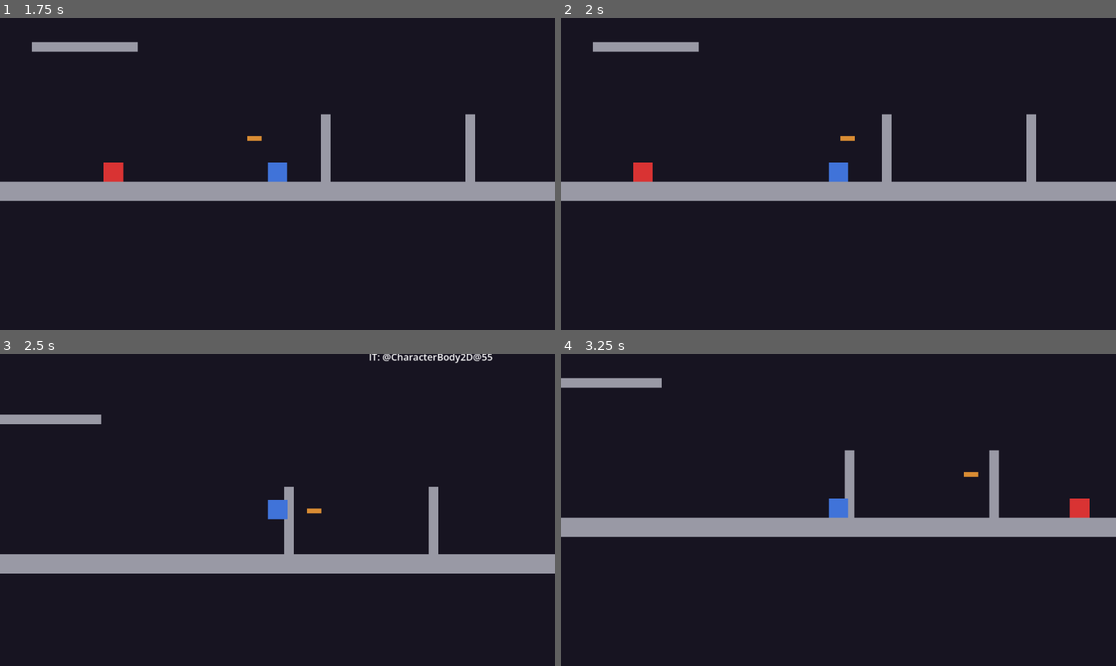
Above: before the commit, frames 1-4 (two rows, left to right).
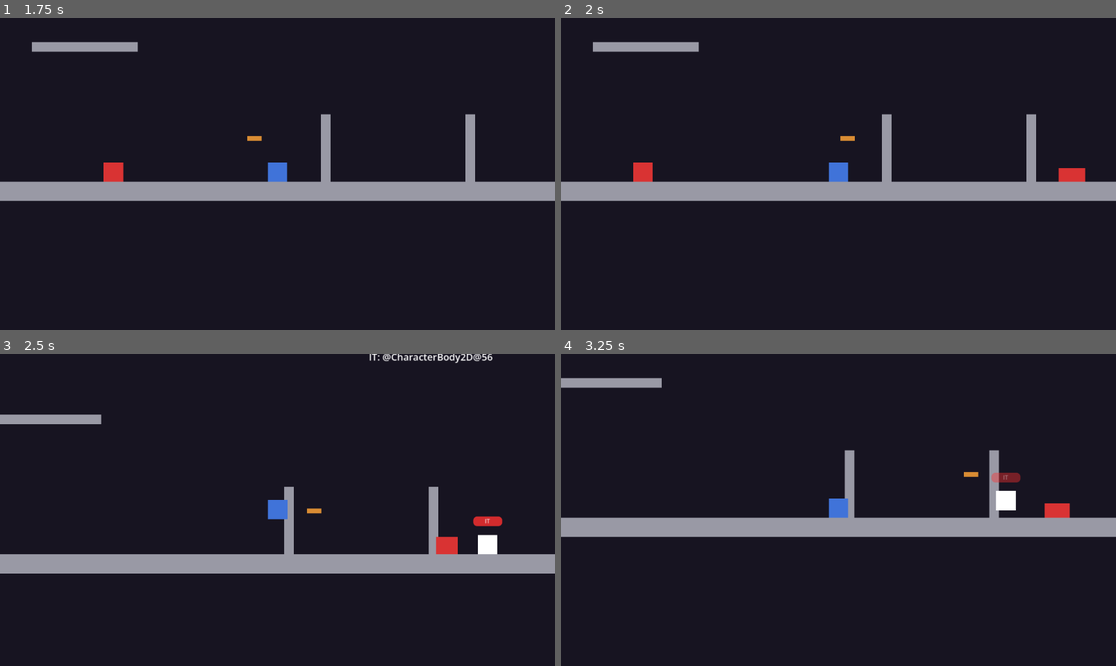
Above: after the commit, the same moments.

Repository: SumDumIdiut/tag
Game: Godot game, scene res://main/bootstrap.tscn
Two runs of this game, one before a commit and one after it. Both use one fixed random seed, a clock stepped at 60 frames per second and the inputs below.
Inputs (mouse positions are in pixels of both pictures, inside the frame that each line leads up to):
- Up to frame 1 (1.75 s): click "LOCAL" at 0.5 s; click "Play Tag" at 1.25 s
- Up to frame 2 (2 s): no input
- Up to frame 3 (2.5 s): tap Enter at 2 s; move the mouse to (399, 494) at 2.02 s; hold D (move_right) from 2.03 s (still down); hold Space (jump) from 2.03 s (still down); click (399, 494) at 2.17 s
- Up to frame 4 (3.25 s): release D (move_right) at 2.75 s; release Space (jump) at 2.75 s; drag from (727, 525) to (810, 572) at 2.77 s

Frame 1 is identical in both runs. In frame 2, 0.2% of the frame differs, in the area x 89-95%, y 48-53%; in frame 3, 0.6%; in frame 4, 0.8%, in the area x 77-96%, y 38-53%.

Commit message:
Remove player-vs-player collision
Players (and NPCs) still collide with the environment (layer 1) but no
longer physically block each other -- collision_mask dropped layer 2.
The contact-repel system this made obsolete (TagMode's stuck-together
shove-apart workaround, Player.apply_repel) is dead code now that two
players can never actually collide, so it's removed rather than left
unreachable.

Diff:
--- a/game/modes/tag_mode.gd
+++ b/game/modes/tag_mode.gd
@@ -3,13 +3,6 @@
 
 const IMMUNITY_TIME := 1.0
 const TAG_DISTANCE := 40.0
-# Two participants physically colliding (not just within TAG_DISTANCE) for
-# this long get shoved apart. Without this, a chaser and target can end up
-# just standing inside each other -- and worse, since actual collision
-# contact is much closer than TAG_DISTANCE, it's exactly what lets "it"
-# ping-pong rapidly back and forth between the same two the instant each
-# tag's immunity window expires, since they never actually separated.
-const REPEL_CONTACT_THRESHOLD_SEC := 3.0
 
 const DEFAULT_ROUND_DURATION_SEC := 180.0
 
@@ -37,7 +30,6 @@
 ## it it's always been, unchanged in effect.
 var _it_by_team: Dictionary = {}
 var _immunity_timers: Dictionary = {} # team -> remaining seconds before that bucket's it can change again
-var _contact_timers := {} # "instance_id_a_instance_id_b" (a < b) -> seconds in continuous contact
 
 var ranked := false
 var round_timer := 0.0
@@ -106,9 +98,6 @@
 	var was_it: bool = _it_by_team.get(p_team, null) == p
 	participants.remove_at(idx)
 	var removed_id := p.get_instance_id()
-	for key in _contact_timers.keys().duplicate():
-		if str(removed_id) in String(key).split("_"):
-			_contact_timers.erase(key)
 	it_time.erase(removed_id)
 	if not was_it:
 		return
@@ -164,7 +153,6 @@
 func _physics_process(delta: float) -> void:
 	for team in _immunity_timers.keys():
 		_immunity_timers[team] = maxf(_immunity_timers[team] - delta, 0.0)
-	_update_contact_repel(delta)
 	for team in _it_by_team.keys():
 		var it: Node = _it_by_team[team]
 		if it:
@@ -204,45 +192,3 @@
 	for p in participants:
 		if p.has_method("set_tagged_it"):
 			p.set_tagged_it(is_it(p))
-
-func _pair_key(a: Node, b: Node) -> String:
-	var ia := a.get_instance_id()
-	var ib := b.get_instance_id()
-	return "%d_%d" % [mini(ia, ib), maxi(ia, ib)]
-
-func _is_colliding_with(a: Node, b: Node) -> bool:
-	if not (a is CharacterBody2D):
-		return false
-	for i in a.get_slide_collision_count():
-		if a.get_slide_collision(i).get_collider() == b:
-			return true
-	return false
-
-## Tracks how long each pair of participants has been in continuous physical
-## contact (run after Player.apply_input()/move_and_slide() for this tick,
-## per server_match.gd's child order, so collision info here is fresh) and
-## shoves them apart once that crosses REPEL_CONTACT_THRESHOLD_SEC.
-func _update_contact_repel(delta: float) -> void:
-	for i in participants.size():
-		for j in range(i + 1, participants.size()):
-			var a: Node2D = participants[i]
-			var b: Node2D = participants[j]
-			var key := _pair_key(a, b)
-			if _is_colliding_with(a, b) or _is_colliding_with(b, a):
-				var t: float = _contact_timers.get(key, 0.0) + delta
-				if t >= REPEL_CONTACT_THRESHOLD_SEC:
-					_repel(a, b)
-					t = 0.0
-				_contact_timers[key] = t
-			else:
-				_contact_timers.erase(key)
-
-func _repel(a: Node2D, b: Node2D) -> void:
-	var away: Vector2 = b.global_position - a.global_position
-	if away.length() < 0.01:
-		away = Vector2(1.0, 0.0) # degenerate case: exactly overlapping, pick an arbitrary direction
-	away = away.normalized()
-	if a.has_method("apply_repel"):
-		a.apply_repel(-away)
-	if b.has_method("apply_repel"):
-		b.apply_repel(away)
--- a/game/npc/npc.tscn
+++ b/game/npc/npc.tscn
@@ -19,7 +19,7 @@
 
 [node name="NPC" type="CharacterBody2D"]
 collision_layer = 2
-collision_mask = 3
+collision_mask = 1
 script = ExtResource("1")
 
 [node name="CollisionShape2D" type="CollisionShape2D" parent="."]
--- a/game/player/player.gd
+++ b/game/player/player.gd
@@ -51,19 +51,6 @@
 const WALL_JUMP_VELOCITY := Vector2(130.0 * SCALE, -105.0 * SCALE) # Celeste: WallJumpHSpeed, same vertical as a normal jump
 const SUPER_WALL_JUMP_VELOCITY := Vector2(170.0 * SCALE, -160.0 * SCALE) # Celeste: SuperWallJumpH / SuperWallJumpSpeed -- dashing into a wall then jumping off it
 const WALL_JUMP_LOCK_TIME := 0.16 # Celeste: WallJumpForceTime
-# Two players stuck in sustained physical contact (TagMode watches for this)
-# get shoved apart -- otherwise a chaser and their target can end up just
-# standing inside each other, and worse, it lets "it" ping-pong rapidly back
-# and forth between the same two players the instant each tag's immunity
-# window expires, since they never actually separated in the first place.
-# This needs to read as a genuine launch, not a nudge -- both players get
-# thrown hard, with a strong upward component regardless of the horizontal
-# away direction (which is often nearly flat, e.g. two players standing
-# side by side), since a purely horizontal shove at any speed still just
-# reads as a fast slide, not a launch.
-const REPEL_SPEED := 900.0
-const REPEL_UPWARD_BOOST := 320.0
-const REPEL_LOCK_TIME := 0.35
 # Wall-jump doesn't require actually pressing into the wall -- being
 # airborne and within this reach of one is enough (Celeste: WallJumpCheckDist
 # = 3px in its own scale), checked via a short raycast when not in contact.
@@ -141,7 +128,6 @@
 var coyote_timer := 0.0
 var jump_buffer_timer := 0.0
 var wall_jump_lock_timer := 0.0
-var repel_lock_timer := 0.0
 var var_jump_timer := 0.0
 var _held_jump_velocity_y := 0.0
 
@@ -259,18 +245,6 @@
 		_it_pulse_tween = create_tween().set_loops()
 		_it_pulse_tween.tween_property(_it_label, "modulate:a", 0.35, 0.5).set_trans(Tween.TRANS_SINE)
 		_it_pulse_tween.tween_property(_it_label, "modulate:a", 1.0, 0.5).set_trans(Tween.TRANS_SINE)
-
-## Called by TagMode when this player's been in sustained physical contact
-## with another participant for too long. Sets velocity straight away from
-## them and briefly locks out normal horizontal control (same mechanism as
-## a wall-jump's lock) so the push actually separates the two instead of
-## being immediately re-absorbed by whatever direction either is already
-## holding.
-func apply_repel(away_direction: Vector2) -> void:
-	velocity = away_direction * REPEL_SPEED
-	velocity.y -= REPEL_UPWARD_BOOST
-	repel_lock_timer = REPEL_LOCK_TIME
-	_trigger_action("repel")
 
 # Purely cosmetic squash/stretch, recomputed every rendered frame (not tied
 # to the fixed physics tick). Still runs client-side for local/AI play
@@ -384,7 +358,6 @@
 	coyote_timer = maxf(coyote_timer - delta, 0.0)
 	jump_buffer_timer = maxf(jump_buffer_timer - delta, 0.0)
 	wall_jump_lock_timer = maxf(wall_jump_lock_timer - delta, 0.0)
-	repel_lock_timer = maxf(repel_lock_timer - delta, 0.0)
 	var_jump_timer = maxf(var_jump_timer - delta, 0.0)
 	landed_grace_timer = maxf(landed_grace_timer - delta, 0.0)
 	dash_cooldown_timer = maxf(dash_cooldown_timer - delta, 0.0)
@@ -427,7 +400,7 @@
 		velocity.y = CLIMB_SLIP_SPEED
 
 func _process_horizontal(move_dir: Vector2, delta: float, on_floor: bool) -> void:
-	if wall_jump_lock_timer > 0.0 or repel_lock_timer > 0.0:
+	if wall_jump_lock_timer > 0.0:
 		return
 	# Dash-jump speed boost: fully retained (no accel/friction at all) while
 	# airborne, and for a few frames after landing, before normal ground
--- a/game/player/player.tscn
+++ b/game/player/player.tscn
@@ -19,7 +19,7 @@
 
 [node name="Player" type="CharacterBody2D"]
 collision_layer = 2
-collision_mask = 3
+collision_mask = 1
 script = ExtResource("1")
 
 [node name="CollisionShape2D" type="CollisionShape2D" parent="."]
